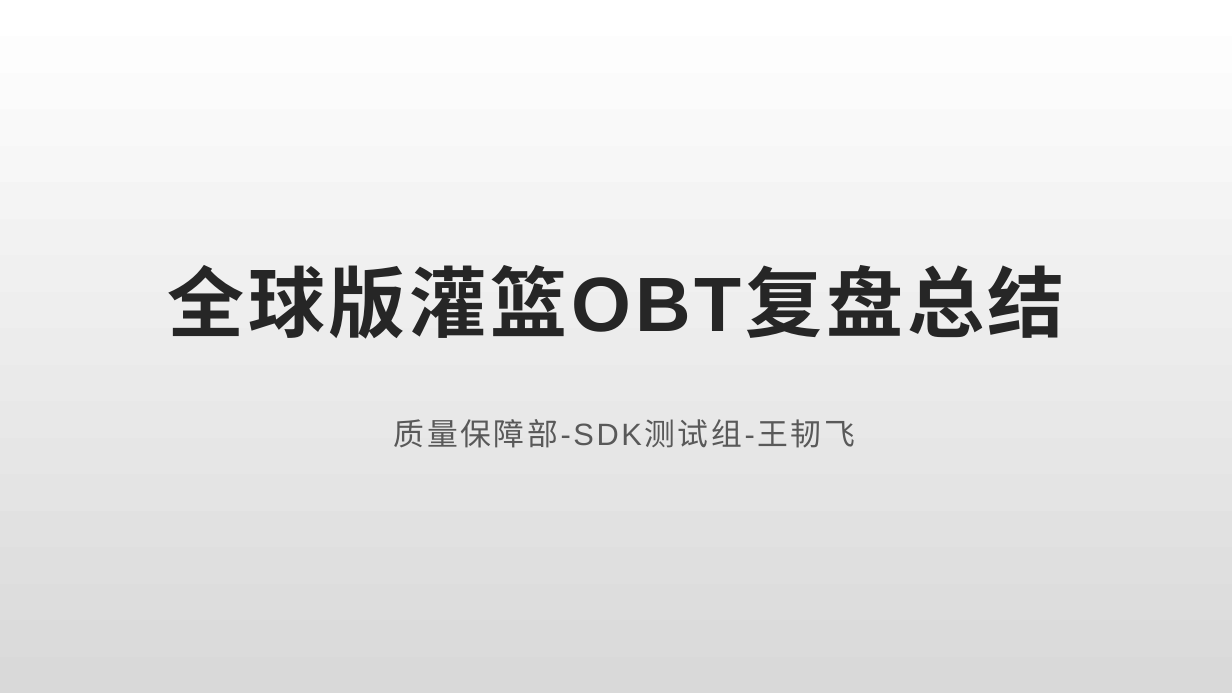
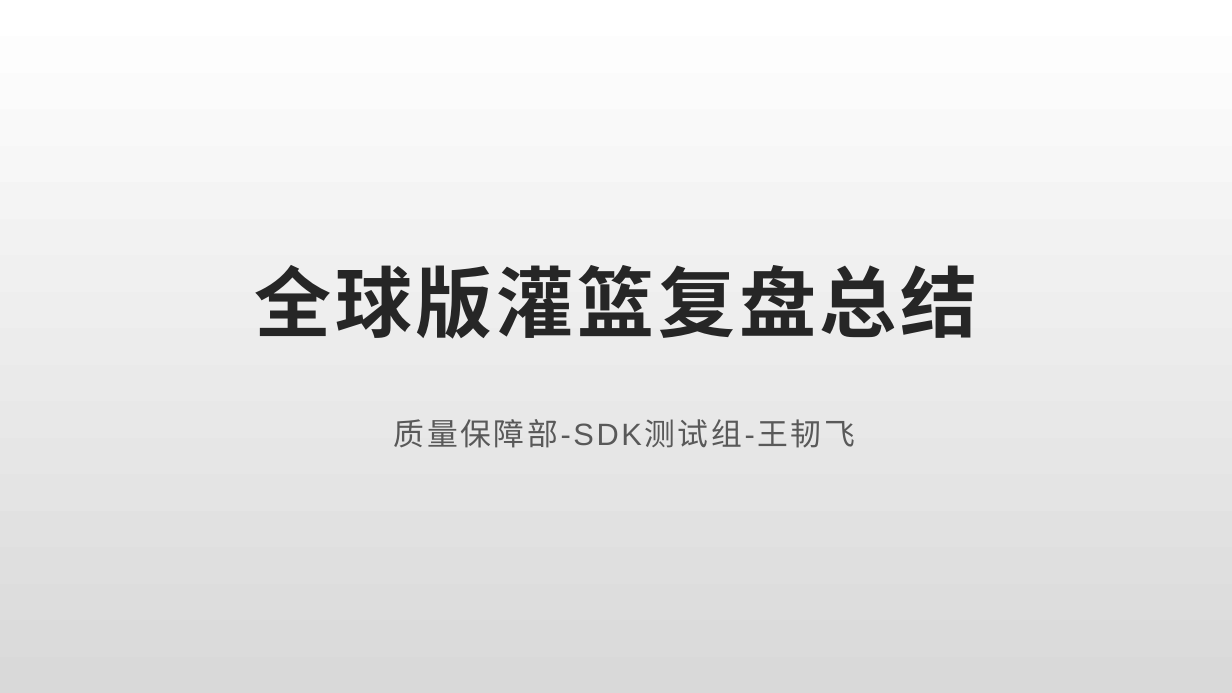
Before and after one commit to Rexixe1993/JavaScriptLesson, a slide deck: slide 1 of 全球版灌篮OBT复盘总结.pptx. Drawn at 1232x693 pixels with LibreOffice and Linux fonts; fonts in the diff are those of the drawing. Boxes give left, top, right and bottom in pixels: in the first picture for what was removed or moved away, otherwise in the second. Text is boxed around its words. In the diff, an @@ line names an element or a change of style, - is before the commit and + after.

```diff
--- a/全球版灌篮OBT复盘总结.pptx
+++ b/全球版灌篮OBT复盘总结.pptx
@@ title at (x1=254, y1=265, x2=977, y2=339): text changed @@
-全球版灌篮OBT复盘总结
+全球版灌篮复盘总结
```
Also in this commit, not shown: 3 other slides changed, 5 slides added, 7 other files.
